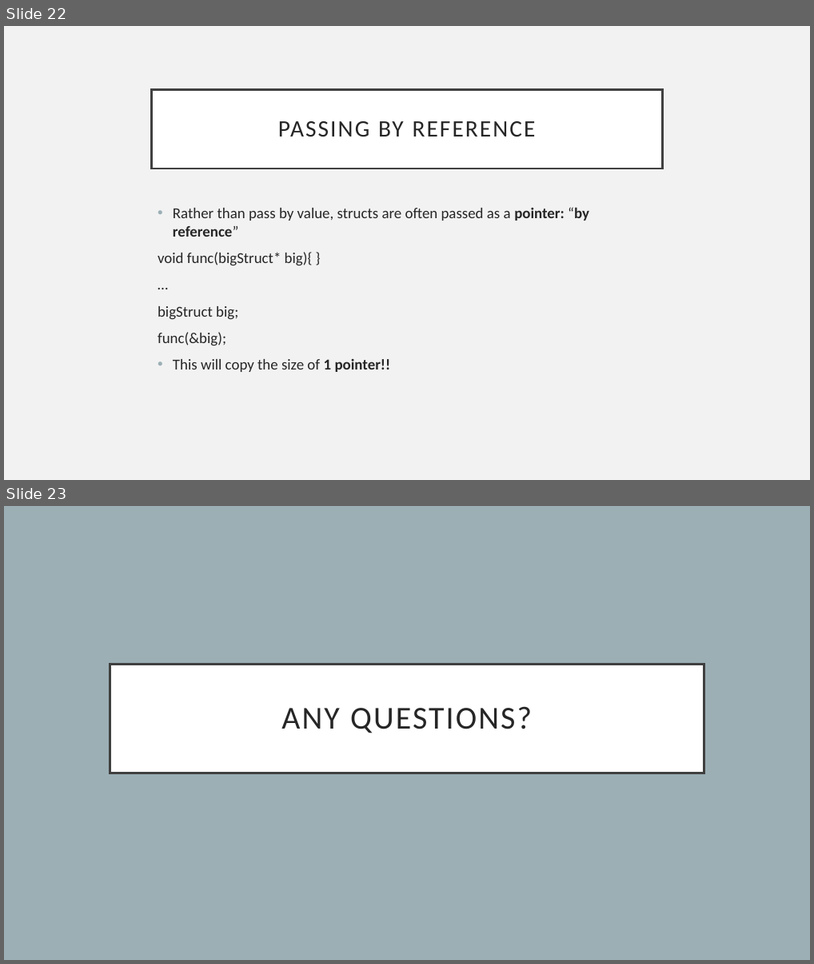
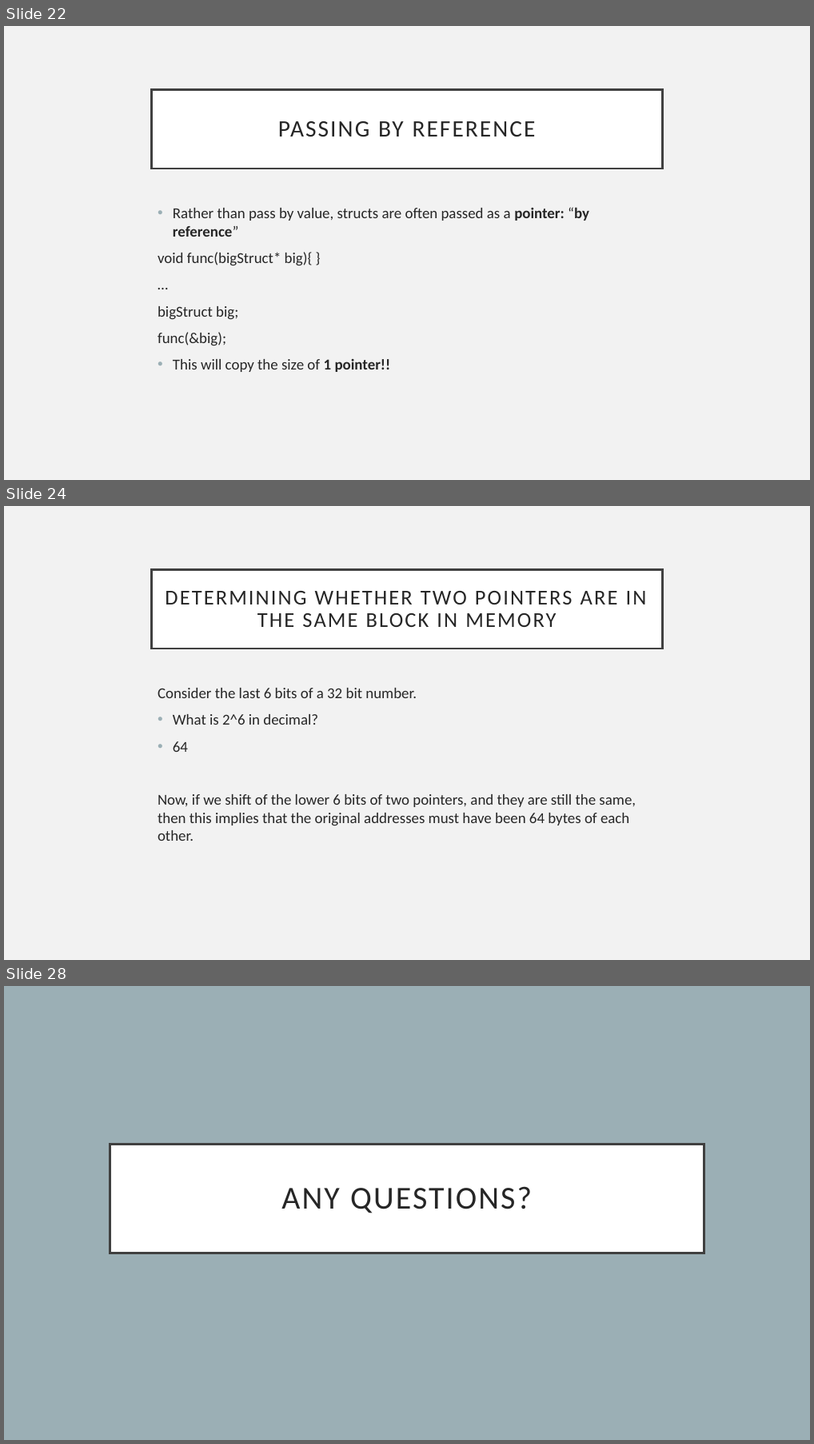
Before and after one commit to glu99331/glu99331.github.io, a slide deck: files/CS449/Petrucci/CS_0449_Recitation_3.pptx. Shown one above the other, each under a label of ours: slides 22 and 23 before the commit, slides 22, 24 and 28 after it; the slides between them are not shown. The pictures are 814x964 and 814x1444 pixels, drawn with LibreOffice and Linux fonts; fonts in the diff are those of the drawing. Boxes give left, top, right and bottom in pixels: in the first picture for what was removed or moved away, otherwise in the second. Text is boxed around its words. In the diff, an @@ line names an element or a change of style, - is before the commit and + after.

```diff
--- a/files/CS449/Petrucci/CS_0449_Recitation_3.pptx
+++ b/files/CS449/Petrucci/CS_0449_Recitation_3.pptx
@@ slide 24 added at (4, 506, 810, 960), background #F2F2F2 @@
@@ title added at (152, 569, 662, 648), fill #FFFFFF, outline #404040 2.5 pt, 25.2 pt, text #262626 @@
+DETERMINING WHETHER TWO POINTERS ARE IN THE SAME BLOCK IN MEMORY
@@ text added at (158, 688, 636, 840), 18 pt, text #262626 @@
+Consider the last 6 bits of a 32 bit number.
+• What is 2^6 in decimal?
+• 64
+Now, if we shift of the lower 6 bits of two pointers, and they are still the same, then this implies that the original addresses must have been 64 bytes of each other.
@@ what was slide 23 is now slide 28 @@
```
Also in this commit, not shown: 4 other slides added.
